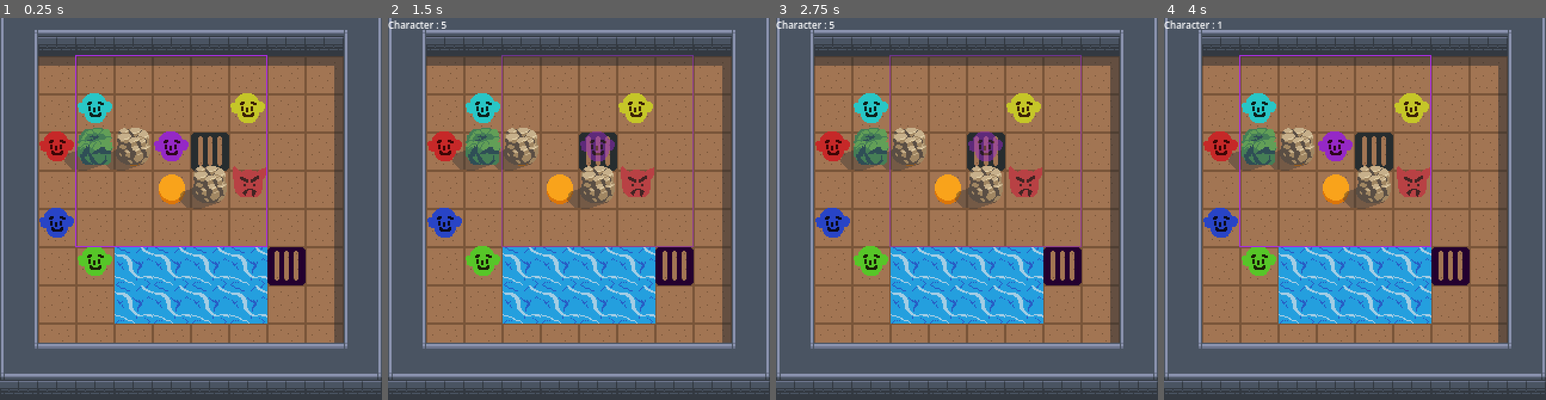
Above: before the commit, frames 1-4 (left to right).
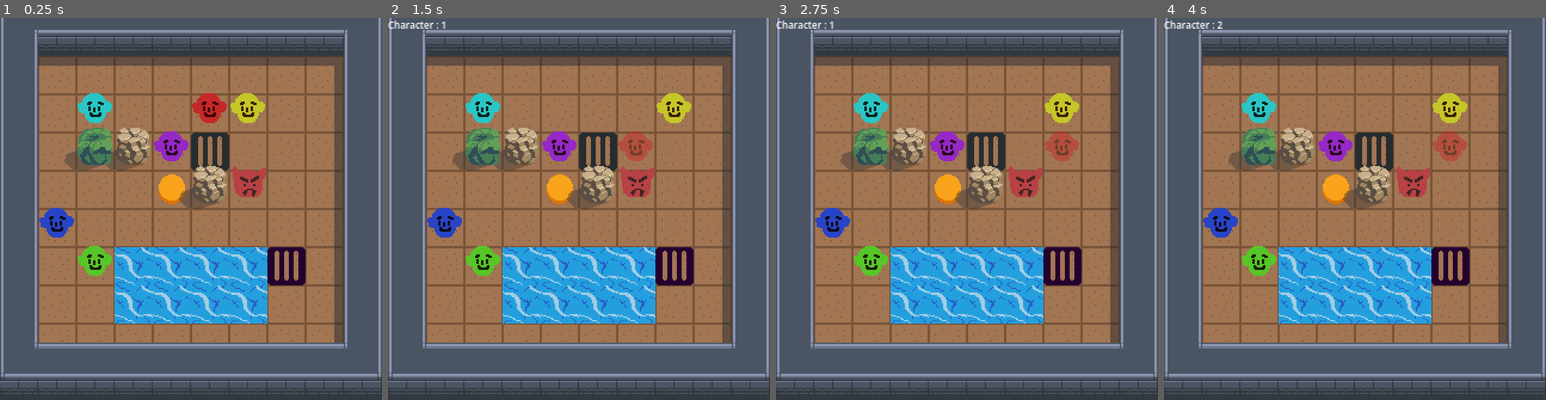
Above: after the commit, the same moments.

Repository: JACKADUX/order-of-the-sinking-godot
Game: Godot game, scene res://test_world/test_world_02.tscn
The game is run twice, just before and just after one commit, with the same random seed, the same clock (stepped at 60 frames per second) and the same inputs.
Inputs (mouse positions are in pixels of both pictures, inside the frame that each line leads up to):
- Up to frame 1 (0.25 s): no input
- Up to frame 2 (1.5 s): tap Enter at 0.5 s; move the mouse to (388, 209) at 0.52 s; hold D (RIGHT) 0.53-1.28 s; tap X (ACTION) at 0.6, 1.35 s; click (388, 209) at 0.67 s; tap R (RESET) at 1.25 s; move the mouse to (502, 228) at 1.27 s; hold S (DOWN) from 1.28 s (still down)
- Up to frame 3 (2.75 s): tap R (RESET) at 2 s; move the mouse to (1005, 124) at 2.02 s; release S (DOWN) at 2.03 s; hold D (RIGHT) from 2.03 s (still down); tap V (ENTER_LEVEL) at 2.1 s; tap X (ACTION) at 2.3 s
- Up to frame 4 (4 s): tap R (RESET) at 2.75, 3.5 s; move the mouse to (1335, 285) at 2.77 s; release D (RIGHT) at 2.78 s; hold W (UP) 2.78-3.53 s; tap C (SWITCH_CHARACTER) at 2.85 s; click (1335, 285) at 2.92 s; tap X (ACTION) at 3.05, 3.8 s; move the mouse to (1469, 266) at 3.52 s; hold A (LEFT) from 3.53 s (still down); tap Z (UNDO) at 3.6 s

The runs differ from the first frame. In frame 1, 1.6% of the frame differs, in the area x 10-70%, y 9-60%; in frame 2, 3.5%, in the area x 10-80%, y 0-60%; in frame 3, 3.5%; in frame 4, 2.6%.

Commit message:
entity_view

Diff:
--- /dev/null
+++ b/entity/character/character_5.gd
@@ -0,0 +1,8 @@
+class_name Character5 extends Character
+
+@onready var reference_rect: ReferenceRect = %ReferenceRect
+
+func update_with(component:Component, _key:=""):
+	super(component, _key)
+	if component is Activate:
+		reference_rect.visible = component.is_activated()
--- a/entity/character/character_5.tscn
+++ b/entity/character/character_5.tscn
@@ -2,9 +2,10 @@
 
 [ext_resource type="PackedScene" uid="uid://biyc0cm3wpghd" path="res://entity/character/character.tscn" id="1_iohvj"]
 [ext_resource type="Texture2D" uid="uid://d23hul0yusoa5" path="res://assets/pixel_art_master/Sprite-0001.png" id="2_dg3ut"]
+[ext_resource type="Script" uid="uid://fv1mu3nmxexb" path="res://entity/character/character_5.gd" id="2_yjq5t"]
 [ext_resource type="Script" uid="uid://08jwjcj2tn1a" path="res://component/frame_texture.gd" id="3_yjq5t"]
 
-[sub_resource type="AtlasTexture" id="AtlasTexture_iohvj"]
+[sub_resource type="AtlasTexture" id="AtlasTexture_dg3ut"]
 resource_local_to_scene = true
 atlas = ExtResource("2_dg3ut")
 region = Rect2(0, 224, 32, 32)
@@ -13,14 +14,17 @@
 metadata/_custom_type_script = "uid://08jwjcj2tn1a"
 
 [node name="Character5" unique_id=1901295413 instance=ExtResource("1_iohvj")]
+script = ExtResource("2_yjq5t")
 
 [node name="Ability" parent="ComponentManager" parent_id_path=PackedInt32Array(1700654357) index="0" unique_id=864236653]
 type = 5
 
 [node name="Sprite2D" parent="." index="1" unique_id=640780680]
-texture = SubResource("AtlasTexture_iohvj")
+texture = SubResource("AtlasTexture_dg3ut")
 
 [node name="ReferenceRect" type="ReferenceRect" parent="Sprite2D" index="0" unique_id=814973101]
+unique_name_in_owner = true
+visible = false
 z_index = 1
 offset_left = -64.0
 offset_top = -59.0
--- a/entity/entity_manager.gd
+++ b/entity/entity_manager.gd
@@ -7,91 +7,104 @@
 func get_all_entities() -> Array:
 	return get_tree().get_nodes_in_group(Const.GROUP_ENTITY)
 
-func get_targetable_entites() -> Array:
-	# NOTE: 这里只会返回有效实体
-	var entities := []
+const K_CACHE_MOVABLE := "K_CACHE_MOVABLE"
+const K_CACHE_WALL := "K_CACHE_WALL"
+const K_CACHE_CHARACTER := "K_CACHE_CHARACTER"
+const K_CACHE_ENEMY := "K_CACHE_ENEMY"
+const K_CACHE_ALL := "K_CACHE_ALL"
+
+var _cache := {}
+func update_coords_entity_cache():
+	_cache = create_coords_entity_data()
+
+func query_coords_entity_data(...args) -> Dictionary:
+	var data = {}
+	for key in args:
+		data.merge(_cache.get(key, {}))
+	return data
+
+func create_coords_entity_data() -> Dictionary:
+	var cache = {
+		K_CACHE_MOVABLE:{},
+		K_CACHE_WALL:{},
+		K_CACHE_CHARACTER:{},
+		K_CACHE_ENEMY:{},
+	}
+	var keys = cache.keys()
 	for entity in get_all_entities():
-		var obstical :Obstacle = entity.get_component(Obstacle)
-		if not obstical or not obstical.is_movable():
-			# NOTE : 无有效移动能力的实体不用获取
-			continue
 		var health = entity.get_component(Health)
 		if health and health.is_dead():
-			# 有生命值且已经死亡的实体不用获取
+			# NOTE : 有生命值且已经死亡的实体不用获取
 			continue
-		entities.append(entity)
-	return entities
+		var obstical :Obstacle = entity.get_component(Obstacle)
+		if not obstical:
+			continue
+		for cache_key:String in keys:
+			match cache_key:
+				K_CACHE_MOVABLE:
+					if not obstical.is_movable() :
+						# NOTE : 无有效移动能力的实体不用获取
+						continue
+				K_CACHE_WALL:
+					if not obstical.is_wall():
+						continue
+				K_CACHE_CHARACTER:
+					if entity is not Character or is_crystalized(entity):
+						continue
+				K_CACHE_ENEMY:
+					if entity is not Enemy or is_crystalized(entity):
+						continue
+			cache[cache_key][entity.get_coords()] = entity
+
+
+	cache[K_CACHE_ALL] = {}
+	for cache_key:String in keys:
+		cache[K_CACHE_ALL].merge(cache[cache_key],true)
+	return cache
+
+func get_entities() -> Array:
+	return query_coords_entity_data(K_CACHE_ALL).values()
 
 func get_entity_at(coords:Vector2i) -> Entity:
-	for entity :Entity in get_targetable_entites():
-		if coords == entity.get_coords():
-			return entity
+	return query_coords_entity_data(K_CACHE_ALL).get(coords)
+
+func get_movable_entity_at(coords:Vector2i) -> Entity:
+	return query_coords_entity_data(K_CACHE_MOVABLE).get(coords)
+
+func get_wall_entity_at(coords:Vector2i) -> Entity:
+	return query_coords_entity_data(K_CACHE_WALL).get(coords)
+
+func get_characters() -> Array:
+	return query_coords_entity_data(K_CACHE_CHARACTER).values()
+
+func get_character_at(coords:Vector2i) -> Character:
+	return query_coords_entity_data(K_CACHE_CHARACTER).get(coords)
+
+func get_enemies() -> Array:
+	return query_coords_entity_data(K_CACHE_ENEMY).values()
+
+func get_nearest_entitiy_at_direction(entity:Entity, dir:Vector2i) -> Entity:
+	var coords := entity.get_coords()
+	var coords_data := query_coords_entity_data(K_CACHE_ALL)
+	var sp := coords+dir
+	for i in coords_data.size():
+		if coords_data.has(sp):
+			return coords_data[sp]
+		sp += dir
 	return null
 
-func get_wall_entity_at(coords:Vector2i) -> Entity:
-	for entity :Entity in get_all_entities():
-		if coords != entity.get_coords():
-			continue
-		var obstical :Obstacle = entity.get_component(Obstacle)
-		if obstical and obstical.is_wall():
-			return entity
-	return null
-
-func has_entity_at(posi:Vector2i) -> bool:
-	return get_entity_at(posi) != null
-
-func get_characters() -> Array:
-	var characters = get_tree().get_nodes_in_group(Const.GROUP_CHARACTER)
-	return characters.filter(func(c): return not is_dead(c) and not is_crystalized(c))
-
-func get_character_at(coords:Vector2i) -> Character:
-	for character:Character in get_characters():
-		if coords == character.get_coords():
-			return character
-	return null
-
-func get_enemies() -> Array:
-	var enemies = get_tree().get_nodes_in_group(Const.GROUP_ENEMY)
-	return enemies.filter(func(c): return not is_dead(c) and not is_crystalized(c))
-
-func get_entities_at_line(src_entity:Entity, dir_norm:Vector2, tolerance:float=0.001) -> Dictionary:
-	var ent := []
-	var nearest : Entity
-	var dist = 10000
-	var origin = Vector2(src_entity.get_coords())
-	for entity:Entity in get_targetable_entites():
-		if src_entity == entity:
-			continue
-		var point = Vector2(entity.get_coords())
-		var v = point-origin
-		var t = v.dot(dir_norm)
-		if t < 0:
-			continue
-		var closest_point = origin + dir_norm * t
-		if not point.distance_to(closest_point) <= tolerance:
-			continue
-		ent.append(entity)
-		var l = v.length()
-		if l < dist:
-			dist = l
-			nearest = entity
-	return {"entities": ent, "nearest":nearest}
-
-func get_nearest_entitiy_at_line(entity:Entity, dir_norm:Vector2i) -> Entity:
-	var data = get_entities_at_line(entity, dir_norm, 0.001)
-	return data.nearest
-
 func get_neighbor_character(coords:Vector2i) -> Array:
+	var data = query_coords_entity_data(K_CACHE_CHARACTER)
 	var characters := []
 	for v in [Vector2i.LEFT, Vector2i.UP, Vector2i.RIGHT, Vector2i.DOWN]:
-		var nei_character = get_character_at(coords+v)
+		var nei_character = data.get(coords+v)
 		if nei_character:
 			characters.append(nei_character)
 	return characters
 
 func get_entity_at_matrix(coords:Vector2i) -> Array:
-	for entity:Entity in get_targetable_entites():
-		pass
+	#for entity:Entity in get_coords_entity_data():
+		#pass
 	return []
 ## Mechanism
 func get_triggers() -> Array:
--- a/entity/services/battle_service.gd
+++ b/entity/services/battle_service.gd
@@ -21,5 +21,5 @@
 		target_entity.get_component(Health).take_damage(1)
 
 func line_hurt(enemy:Enemy, target_entity:Entity):
-	if entity_manager.get_nearest_entitiy_at_line(enemy, Vector2i.UP) == target_entity:
+	if entity_manager.get_nearest_entitiy_at_direction(enemy, Vector2i.UP) == target_entity:
 		target_entity.get_component(Health).take_damage(1)
--- a/entity/services/buff_service.gd
+++ b/entity/services/buff_service.gd
@@ -16,15 +16,15 @@
 		var nei_characters = entity_manager.get_neighbor_character(coords)
 		var any_immunity := false
 		for c in nei_characters:
-			if is_immunity.call(c):
+			if is_immunity(c):
 				any_immunity = true
 				break
-		set_immunity(character, any_immunity)
+		set_invincible(character, any_immunity)
 
 func is_immunity(character:Character):
 	var ability :Ability = character.get_component(Ability)
 	return ability.type == Ability.Type.IMMUNITY
 
-func set_immunity(character:Character, value:bool):
+func set_invincible(character:Character, value:bool):
 	var healt :Health = character.get_component(Health)
 	healt.set_invincible(value)
--- a/entity/services/mechanism_service.gd
+++ b/entity/services/mechanism_service.gd
@@ -21,15 +21,15 @@
 		actuator.check()
 
 func door_smash_check():
-	var entities = entity_manager.get_targetable_entites()
+	var coords_data = entity_manager.query_coords_entity_data(EntityManager.K_CACHE_ALL)
 	var any_dead := false
 	var is_character := false
 	for actuator :MechanismActuator in entity_manager.get_actuators():
 		if actuator is Door and not actuator.is_activated():
-			var coords = actuator.get_coords()
-			for entity :Entity in entities:
+			var entity :Entity = coords_data.get(actuator.get_coords())
+			if entity:
 				var health = entity.get_component(Health)
-				if health and entity.get_coords() == coords:
+				if health:
 					health.to_death()
 					any_dead = true
 					if entity is Character:
--- a/entity/services/move_service.gd
+++ b/entity/services/move_service.gd
@@ -8,12 +8,7 @@
 	entity_manager = _entity_manager
 
 func can_move_to_this_coords(entity:Entity, coords:Vector2i) -> bool:
-	var target_entity := entity_manager.get_entity_at(coords)
-	if target_entity:
-		var obstacle :Obstacle = target_entity.get_component(Obstacle)
-		if obstacle and obstacle.is_wall():
-			return false
-	if tilemap_manager.is_wall(coords):
+	if tilemap_manager.is_wall(coords) or entity_manager.get_wall_entity_at(coords):
 		return false
 	if entity is Character:
 		return not tilemap_manager.is_water(coords)
@@ -80,7 +75,7 @@
 	if not can_move_to_this_coords(entity, entity.get_coords() + dir):
 		return false
 	var current_coords := entity.get_coords()
-	var other_entity := entity_manager.get_nearest_entitiy_at_line(entity, dir)
+	var other_entity := entity_manager.get_nearest_entitiy_at_direction(entity, dir)
 	if other_entity:
 		var obstacle :Obstacle = other_entity.get_component(Obstacle)
 		if obstacle and obstacle.is_wall():
@@ -94,7 +89,7 @@
 	var target_coords := entity.get_coords()+dir
 	if not can_move_to_this_coords(entity, target_coords):
 		return false
-	var other_entity := entity_manager.get_entity_at(target_coords)
+	var other_entity := entity_manager.get_movable_entity_at(target_coords)
 	if other_entity:
 		var obstacle :Obstacle = other_entity.get_component(Obstacle)
 		if obstacle and obstacle.is_wall():
@@ -106,7 +101,9 @@
 
 func morph(entity:Entity, dir:Vector2i):
 	var coords := entity.get_coords()+ dir
-	var other_entity := entity_manager.get_entity_at(coords)
+	var other_entity := entity_manager.get_movable_entity_at(coords)
+	if not other_entity:
+		other_entity = entity_manager.get_wall_entity_at(coords)
 	if other_entity:
 		# NOTE: 变形者特殊的点在于可以把生物属性的 WALL 改为 MOVABLE
 		var creature :Creature = other_entity.get_component(Creature)
--- a/entity/services/undo_service.gd
+++ b/entity/services/undo_service.gd
@@ -23,7 +23,7 @@
 
 func collect_datas() -> Array:
 	var datas = []
-	for item in entity_manager.get_targetable_entites():
+	for item in entity_manager.get_entities():
 		datas.append(item.get_data())
 	return datas
 
--- a/test_world/input_manager.gd
+++ b/test_world/input_manager.gd
@@ -59,6 +59,7 @@
 func init_system():
 	undo_service.clear()
 	entity_manager.raise_event(Events.InitEvent.new())
+	entity_manager.update_coords_entity_cache()
 	entity_manager.character_activate(active_character_index)
 	handle_service_event(Events.DataChangedEvent.new())
 
@@ -102,6 +103,7 @@
 # ---
 func handle_service_event(event:BaseEvent):
 	if event is Events.DataChangedEvent:
+		entity_manager.update_coords_entity_cache()
 		buff_service.update()
 		mechanism_service.update()
 		battle_service.update()
--- a/test_world/test_world_02.tscn
+++ b/test_world/test_world_02.tscn
@@ -24,7 +24,6 @@
 script = ExtResource("1_jr6n0")
 entity_manager = NodePath("../EntityManager")
 tilemap_manager = NodePath("../TileMapManager")
-active_character_index = 5
 
 [node name="TileMapManager" type="Node" parent="." unique_id=771017993 node_paths=PackedStringArray("ground_tilemap", "wall_tilemap")]
 script = ExtResource("2_l17wg")
@@ -73,7 +72,7 @@
 position = Vector2(64, 96)
 
 [node name="Character1" parent="EntityManager" unique_id=1901295413 instance=ExtResource("11_x2vco")]
-position = Vector2(32, 96)
+position = Vector2(160, 64)
 
 [node name="Character2" parent="EntityManager" unique_id=1598676439 instance=ExtResource("15_46204")]
 position = Vector2(64, 192)
--- a/test_world/test_world_03.tscn
+++ b/test_world/test_world_03.tscn
@@ -19,7 +19,6 @@
 script = ExtResource("1_84pay")
 entity_manager = NodePath("../EntityManager")
 tilemap_manager = NodePath("../TileMapManager")
-active_character_index = 5
 
 [node name="TileMapManager" type="Node" parent="." unique_id=771017993 node_paths=PackedStringArray("ground_tilemap", "wall_tilemap")]
 script = ExtResource("2_nvprx")
Not shown, added: entity/character/character_5.gd.uid
